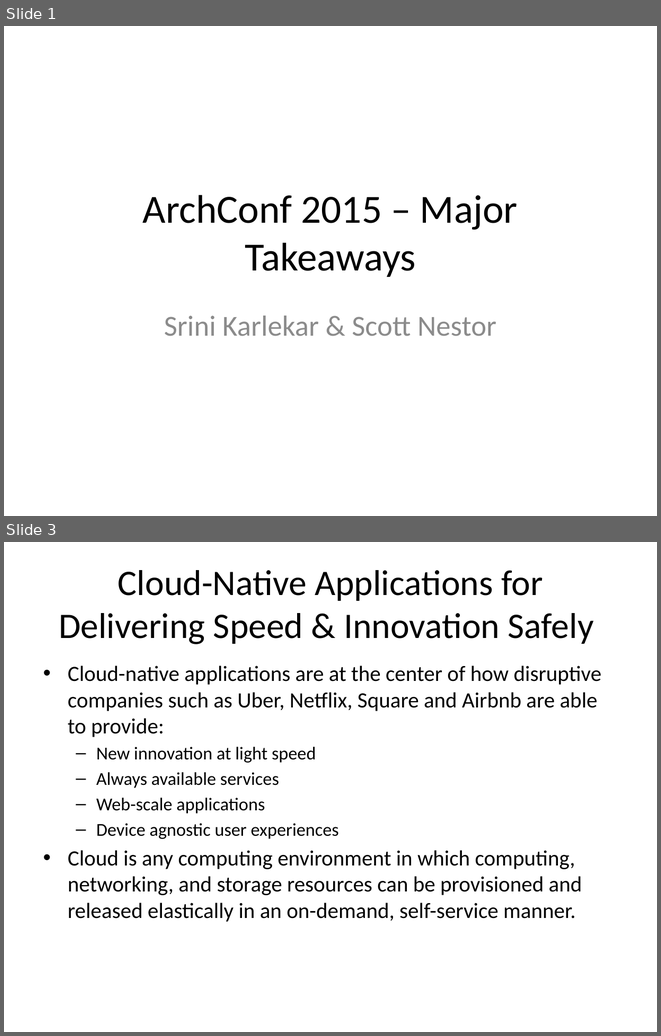
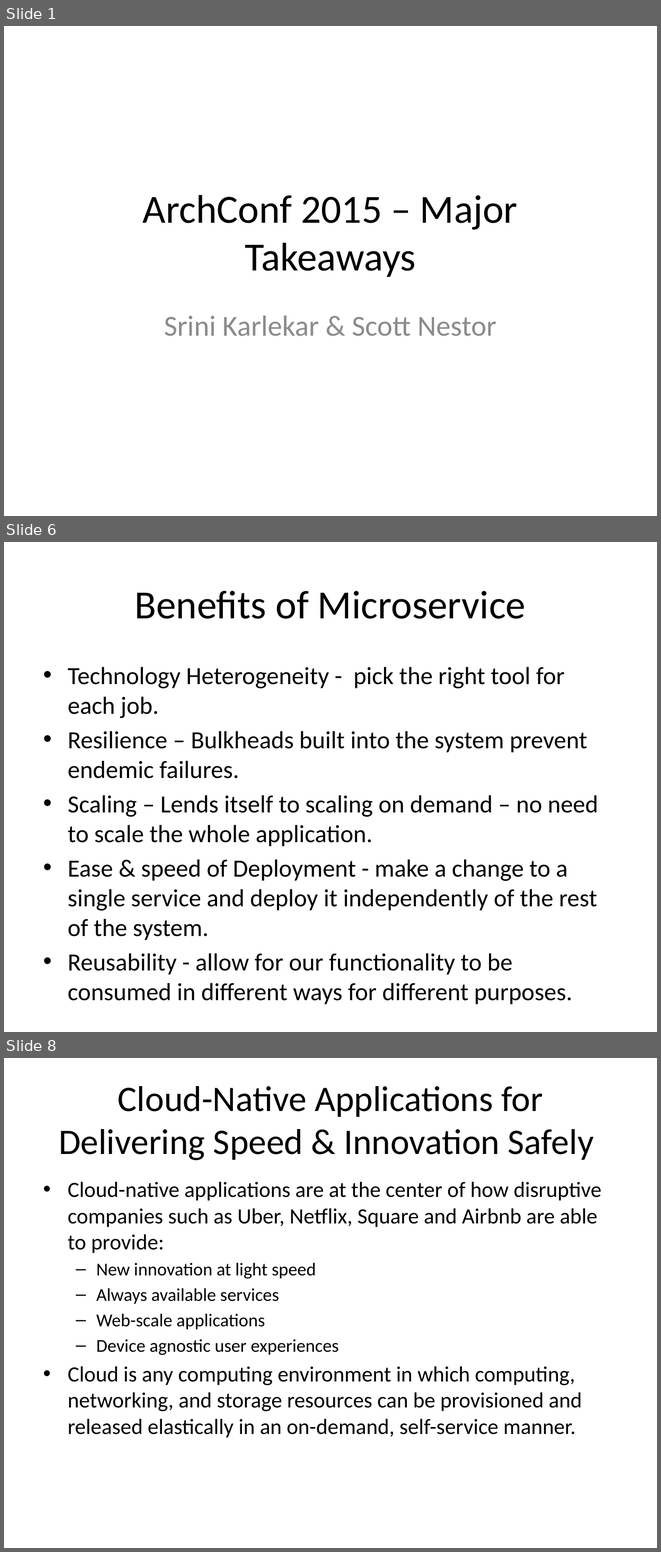
Before and after one commit to arpithparikh/ArchConf2015Collaboration, a slide deck: FannieMaeArchConfTakeaways.pptx. Shown one above the other, each under a label of ours: slides 1 and 3 before the commit, slides 1, 6 and 8 after it; the slides between them are not shown. The pictures are 661x1036 and 661x1552 pixels, drawn with LibreOffice and Linux fonts; fonts in the diff are those of the drawing. Boxes give left, top, right and bottom in pixels: in the first picture for what was removed or moved away, otherwise in the second. Text is boxed around its words. In the diff, an @@ line names an element or a change of style, - is before the commit and + after.

Commit message:
Added Microservices slides

```diff
--- a/FannieMaeArchConfTakeaways.pptx
+++ b/FannieMaeArchConfTakeaways.pptx
@@ slide 6 added at bbox=[4, 542, 657, 1032], background #FFFFFF @@
@@ title added at bbox=[134, 591, 526, 619], 44 pt, text #000000 @@
+Benefits of Microservice
@@ text added at bbox=[68, 667, 598, 1004], 27.2 pt, text #000000 @@
+• Technology Heterogeneity - pick the right tool for each job.
+• Resilience – Bulkheads built into the system prevent endemic failures.
+• Scaling – Lends itself to scaling on demand – no need to scale the whole application.
+• Ease & speed of Deployment - make a change to a single service and deploy it independently of the rest of the system.
+• Reusability - allow for our functionality to be consumed in different ways for different purposes.
@@ what was slide 3 is now slide 8 @@
```
Also in this commit, not shown: 1 slide changed, 4 other slides added.
